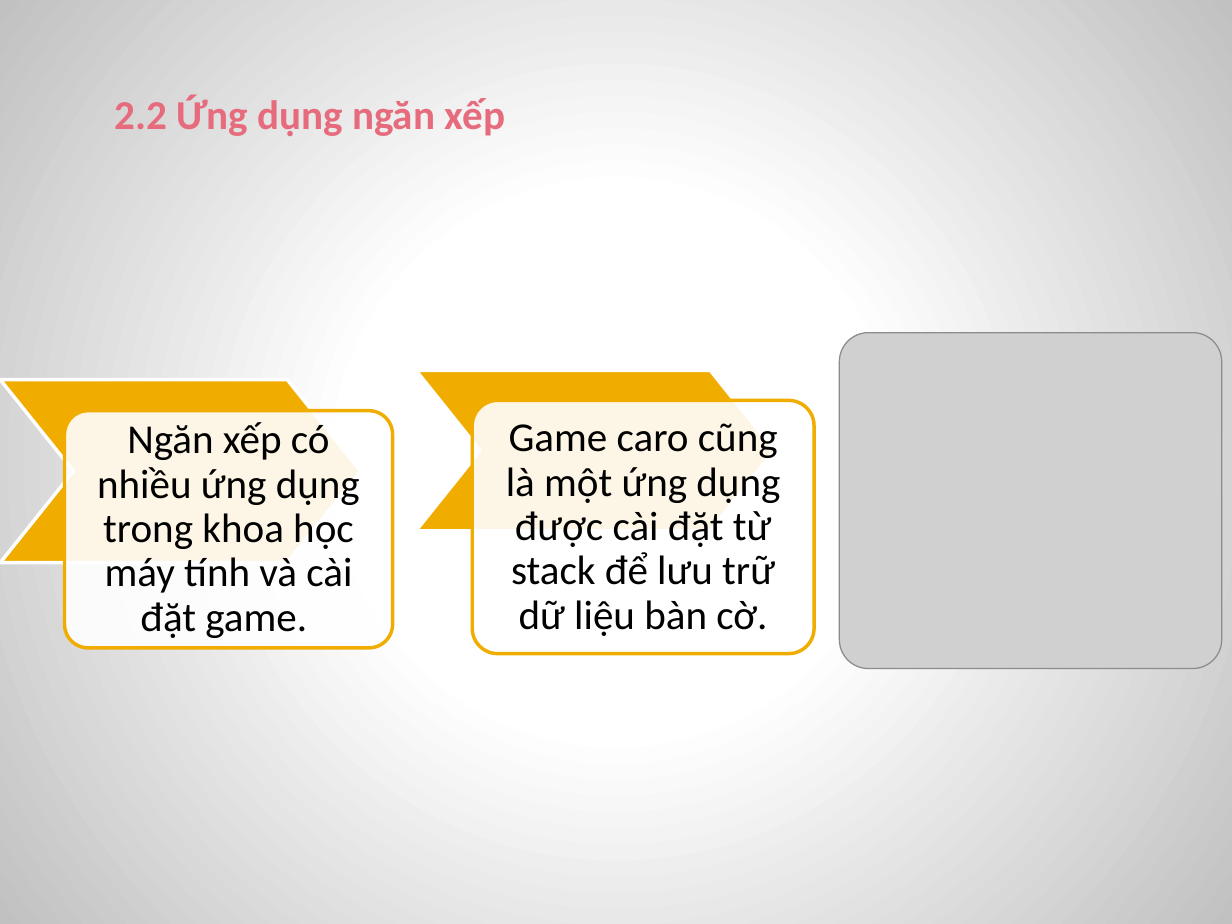
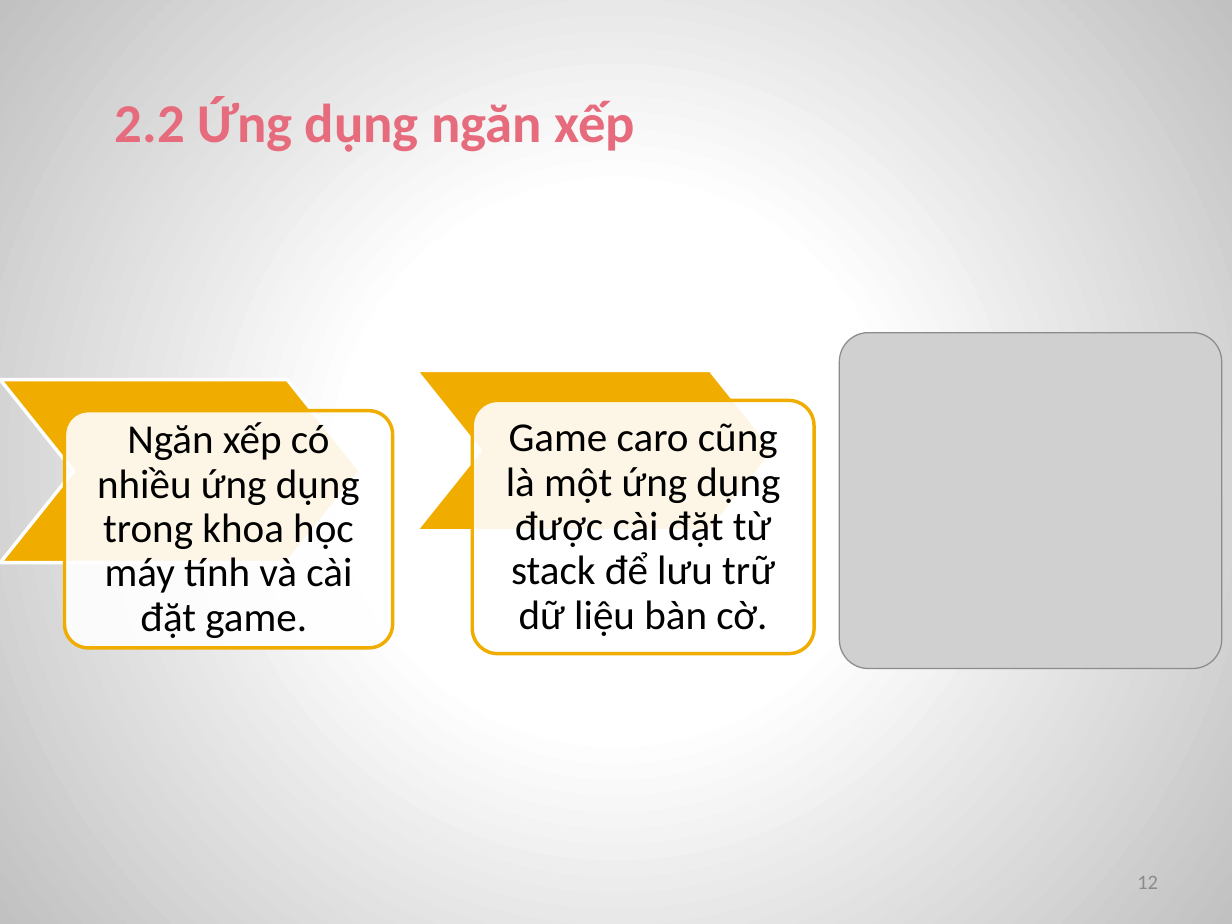
Before and after one commit to MrXiX/CARO-2-NGUOI, a slide deck: slide 12 of doancarohki1819.pptx (slide 11 before the commit). Drawn at 1232x924 pixels with LibreOffice and Linux fonts; fonts in the diff are those of the drawing; grey boxes stand for pictures. Boxes give left, top, right and bottom in pixels: in the first picture for what was removed or moved away, otherwise in the second. Text is boxed around its words. In the diff, an @@ line names an element or a change of style, - is before the commit and + after.

```diff
--- a/doancarohki1819.pptx
+++ b/doancarohki1819.pptx
@@ text "2.2 Ứng dụng ngăn xếp" at [115,97,635,152]: size 24 to 32 pt @@
@@ page number added at [1137,876,1158,889], 12 pt, text #8C8C8C @@
+12
```
Also in this commit, not shown: 22 other slides changed, 5 slides added, 3 slides removed, 8 other files.
